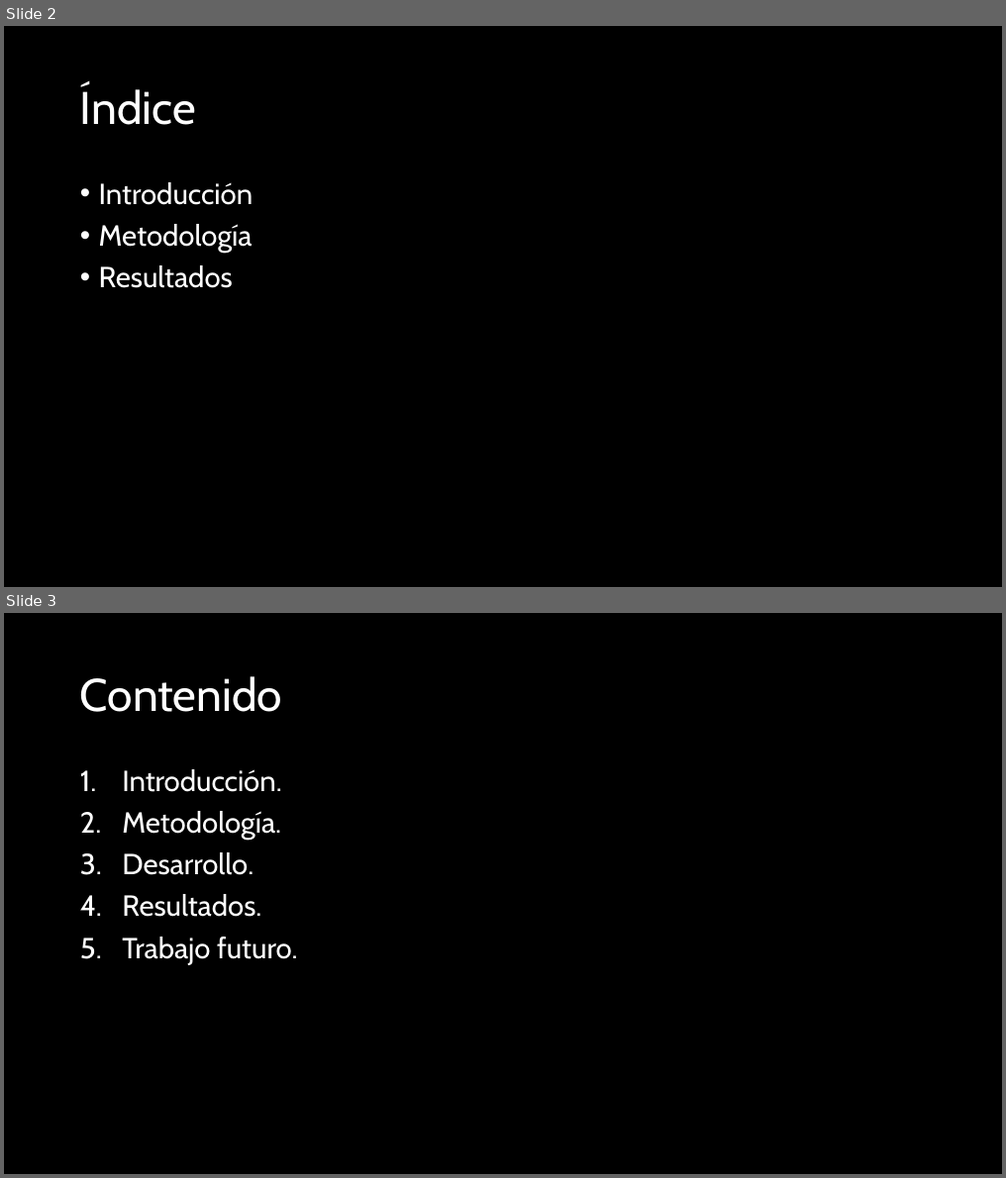
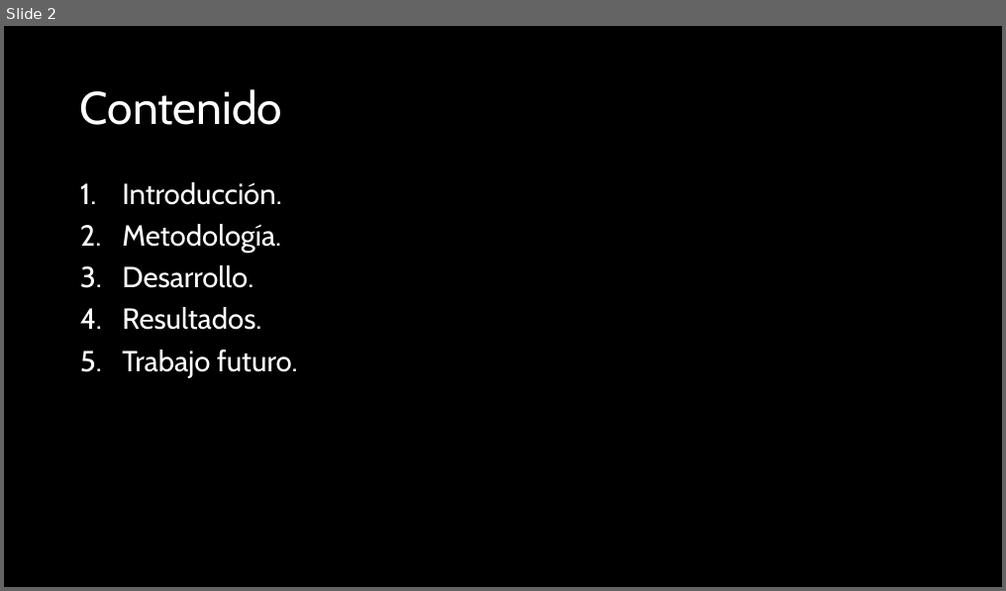
Before and after one commit to adanantonio07A/aprenProfTest, a slide deck: presentation/Introducción al aprendizaje profundo.pptx. Shown one above the other, each under a label of ours: slides 2 and 3 before the commit, slide 2 after it. The pictures are 1006x1178 and 1006x591 pixels, drawn with LibreOffice and Linux fonts; fonts in the diff are those of the drawing. Boxes give left, top, right and bottom in pixels: in the first picture for what was removed or moved away, otherwise in the second. Text is boxed around its words. In the diff, an @@ line names an element or a change of style, - is before the commit and + after.

```diff
--- a/presentation/Introducción al aprendizaje profundo.pptx
+++ b/presentation/Introducción al aprendizaje profundo.pptx
@@ slide 2 removed at <box>4,26,1002,587</box>, background #000000 @@
@@ title removed at <box>80,85,196,125</box> @@
-Índice
@@ text removed at <box>99,182,252,288</box> @@
-• Introducción
-• Metodología
-• Resultados
@@ what was slide 3 is now slide 2 @@
```
Also in this commit, not shown: 3 slides changed, 15 slides added.
